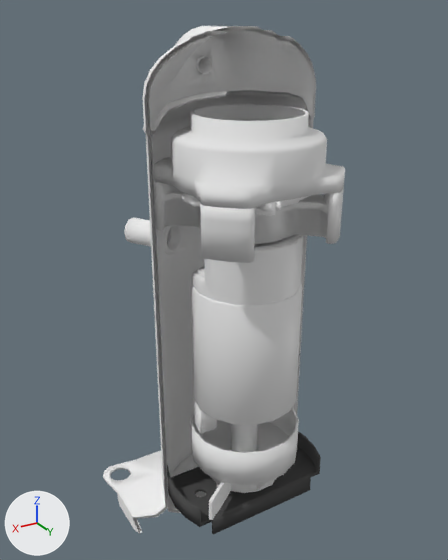
Renders of the Blender file vl.vlabs.com.ua/models/hvac/scrollCompressorZP25K5E-PFV-830/scrollCompressorZP25K5E-PFV-830.blend from each side of a commit.
Camera for both pictures: a 50 mm lens placed at (0.236, 0.36, 0.405), pointed at (0.003, -0.027, 0.211). The lights are fixed; the arrows at lower left show +X, +Y and +Z.

Before the edit, the objects in view are built like this:
```python
ob_circle_001 = bpy.data.objects.new('Circle.001', me_circle_009)
ob_circle_001.location = (0.0, 0.0, 0.0693)
ob_circle_001.rotation_euler = (0.0, 0.0, 0.611)  # degrees (0, 0, 35)
ob_scrollcompressorzp25k5efixedscroll = bpy.data.objects.new('scrollCompressorZP25K5EFixedScroll', me_scrollcompressorzp25k5efixedscrollgeometry)
ob_scrollcompressorzp25k5efixedscroll.location = (0.0, 0.0, 0.3438)
ob_scrollcompressorzp25k5erotor_001 = bpy.data.objects.new('scrollCompressorZP25K5ERotor.001', me_scrollcompressorzp25k5erotorgeometry_001)
ob_scrollcompressorzp25k5erotor_001.location = (0.0, 0.0, 0.2301)
# also in view: 'scrollCompressorZP25K5E.001' at (0.041, -0.072, 0.243); 'scrollCompressorZP25K5E' at (0.0, -0.054, 0.198); 'scrollCompressorZP25K5ERotor' at (0.0, 0.0, 0.153); 'scrollCompressorZP25K5ERotorTopEccentric' at (0.0, 0.01, 0.239); 'scrollCompressorZP25K5EBearingPlate' at (0.0, 0.0, 0.037)
```
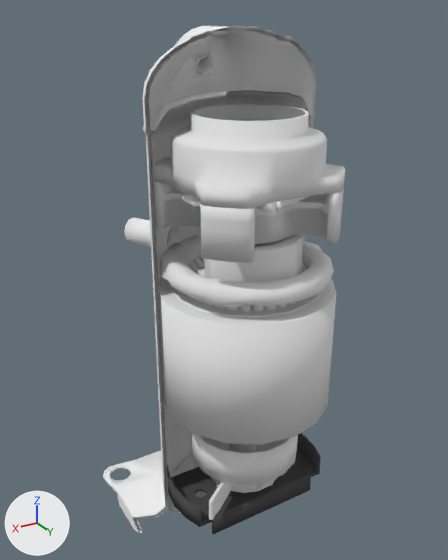
Commit message: HVAC scroll compressor in progress

What changed in the scene script:
```text
Add mat_scrollcompressorzp25k5estatormaterial:
    mat_scrollcompressorzp25k5estatormaterial = diffuse_material('scrollCompressorZP25K5EStatorMaterial')
    mat_scrollcompressorzp25k5estatormaterial.base_color = (0.8, 0.8, 0.8)  # white #e7e7e7
Add me_scrollcompressorzp25k5estatorgeometry:
    me_scrollcompressorzp25k5estatorgeometry.from_pydata(...)  # 64 vertices, 64 faces; spans x -0.056..0.056, y -0.056..0.056, z 0.0011..0.0992
    me_scrollcompressorzp25k5estatorgeometry.materials.append(mat_scrollcompressorzp25k5estatormaterial)  # white #e7e7e7
Add me_scrollcompressorzp25k5estatorgeometry_001:
    me_scrollcompressorzp25k5estatorgeometry_001.from_pydata(...)  # 64 vertices, 64 faces; spans x -0.0671..0.0671, y -0.0671..0.0671, z 0.0021..0.0982
    me_scrollcompressorzp25k5estatorgeometry_001.materials.append(mat_scrollcompressorzp25k5estatormaterial)  # white #e7e7e7
Add me_scrollcompressorzp25k5estatorgeometry_003:
    me_scrollcompressorzp25k5estatorgeometry_003.from_pydata(...)  # 1221 vertices, 837 faces; spans x -0.065..0.0635, y -0.0637..0.0644, z 0.0992..0.1237
    me_scrollcompressorzp25k5estatorgeometry_003.polygons.foreach_set('use_smooth', [True] * 837)
    me_scrollcompressorzp25k5estatorgeometry_003.materials.append(mat_scrollcompressorzp25k5estatormaterial)  # white #e7e7e7
Add ob_scrollcompressorzp25k5estator:
    ob_scrollcompressorzp25k5estator = bpy.data.objects.new('scrollCompressorZP25K5EStator', me_scrollcompressorzp25k5estatorgeometry)
    ob_scrollcompressorzp25k5estator.location = (0.0, 0.0, 0.1189)
Add ob_scrollcompressorzp25k5estator_001:
    ob_scrollcompressorzp25k5estator_001 = bpy.data.objects.new('scrollCompressorZP25K5EStator.001', me_scrollcompressorzp25k5estatorgeometry_001)
    ob_scrollcompressorzp25k5estator_001.location = (0.0, 0.0, 0.1189)
Add ob_scrollcompressorzp25k5estator_003:
    ob_scrollcompressorzp25k5estator_003 = bpy.data.objects.new('scrollCompressorZP25K5EStator.003', me_scrollcompressorzp25k5estatorgeometry_003)
    ob_scrollcompressorzp25k5estator_003.location = (0.0, 0.0, 0.1189)
```

Boxes (x1, y1, x2, y2) around the edits, measured in the pictures (448 x 560 px):
'scrollCompressorZP25K5EStator.001', added
    after: (157, 258, 336, 444)
'scrollCompressorZP25K5EStator.003', added
    after: (160, 234, 334, 311)
'scrollCompressorZP25K5EStator', added
    after: (172, 288, 321, 317)
'scrollCompressorZP25K5ERotor', unchanged, covered by the edit
    before: (191, 267, 302, 453)
    after: (198, 267, 257, 453)
